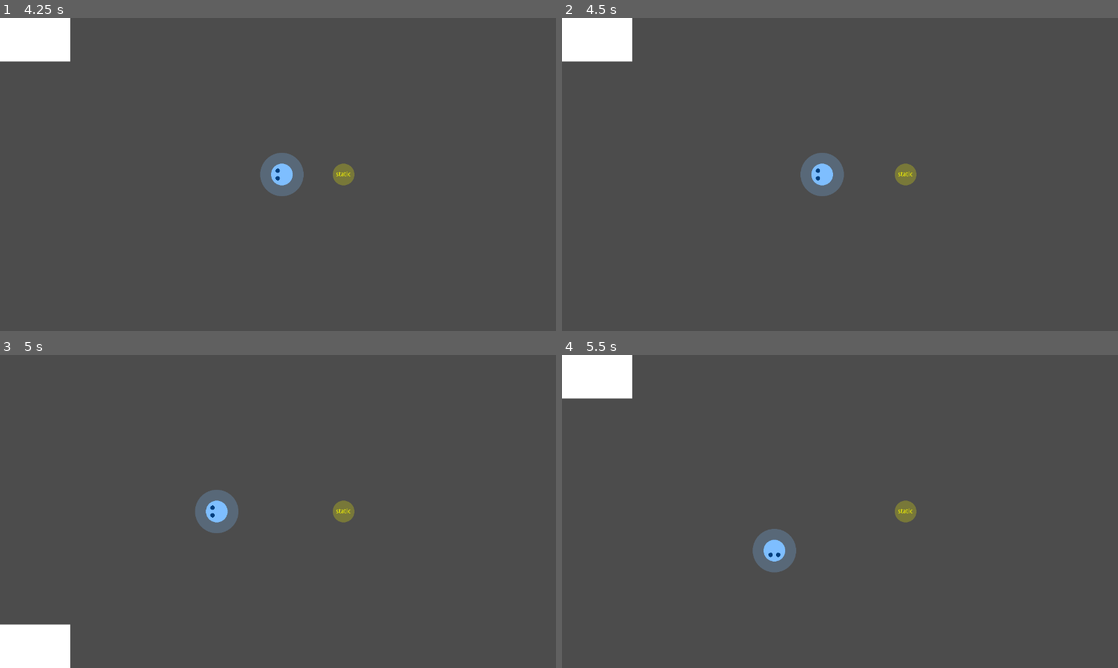
Above: before the commit, frames 1-4 (two rows, left to right).
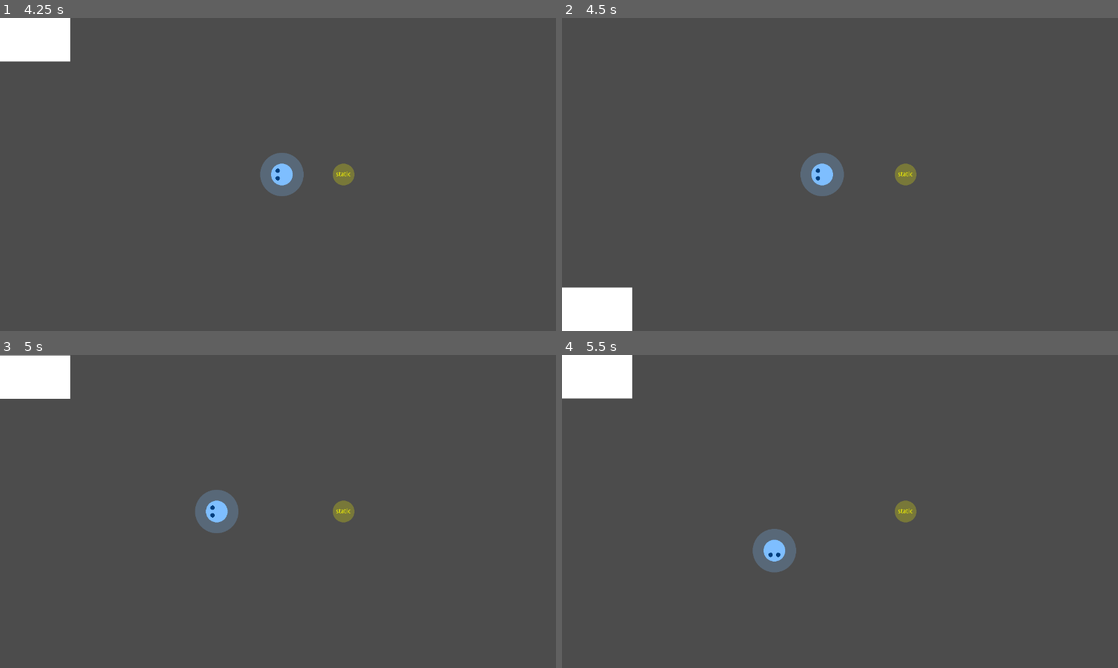
Above: after the commit, the same moments.

Repository: saimukzi/NfaoPoSim
Game: Godot game, scene res://DebugStage/DebugStage.tscn
Same seed, same stepped clock (60 frames per second), same inputs: the game is played once before the commit and once after it. Sound files missing from this copy of the repository are replaced by a short silence.
Inputs:
- Up to frame 1 (4.25 s): tap Enter at 0.5 s; hold Right (game_right) 0.53-1.28 s; hold Z (game_eat) 0.53-1.28 s; hold Down (game_down) 1.28-2.03 s; tap Z (game_eat) at 1.35, 2.85 s; hold Right (game_right) 2.03-2.78 s; hold Z (game_eat) 2.03-2.78 s; hold Up (game_up) 2.78-3.53 s; hold Left (game_left) from 3.53 s (still down); hold Z (game_eat) from 3.53 s (still down)
- Up to frame 2 (4.5 s): keep holding Left (game_left); release Z (game_eat) at 4.28 s; tap Z (game_eat) at 4.35 s
- Up to frame 3 (5 s): keep holding Left (game_left)
- Up to frame 4 (5.5 s): release Left (game_left) at 5.03 s; hold Down (game_down) from 5.03 s (still down); hold Z (game_eat) from 5.03 s (still down)

Frame 1 is identical in both runs. In frame 2, 3.5% of the frame differs, in the area x 0-13%, y 0-100%; in frame 3, 3.5%; in frame 4, nothing differs.

Commit message:
schedule_next_flag

Diff:
--- a/GameBase/AnthemSystem.gd
+++ b/GameBase/AnthemSystem.gd
@@ -19,10 +19,13 @@
 func _ready():
 	self.connect("flag_done",self,"_on_flag_done")
 	if auto_play:
-		$Timer.start(rand.randf_range(idle_sec_min,idle_sec_max))
+		schedule_next_flag()
 
 func reg_flag(flag_node):
 	flag_node_ary.append(flag_node)
+
+func schedule_next_flag():
+	$Timer.start(rand.randf_range(idle_sec_min,idle_sec_max)-flag_prepare_sec)
 
 func _on_Timer_timeout():
 	var flag_node = flag_node_ary[rand.randi_range(0,flag_node_ary.size()-1)]
@@ -30,4 +33,4 @@
 
 func _on_flag_done(flag_node):
 	if auto_play:
-		$Timer.start(rand.randf_range(idle_sec_min,idle_sec_max))
+		schedule_next_flag()
